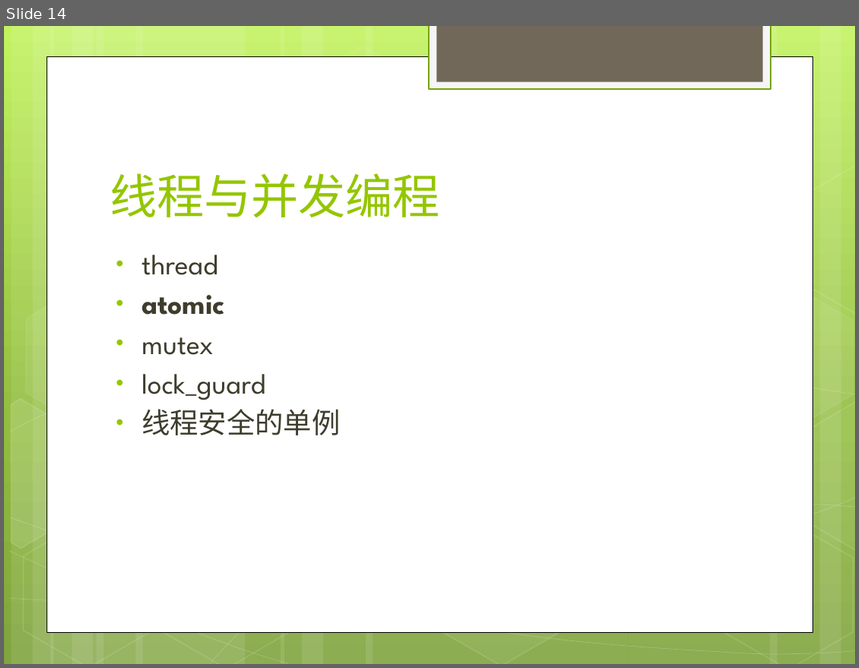
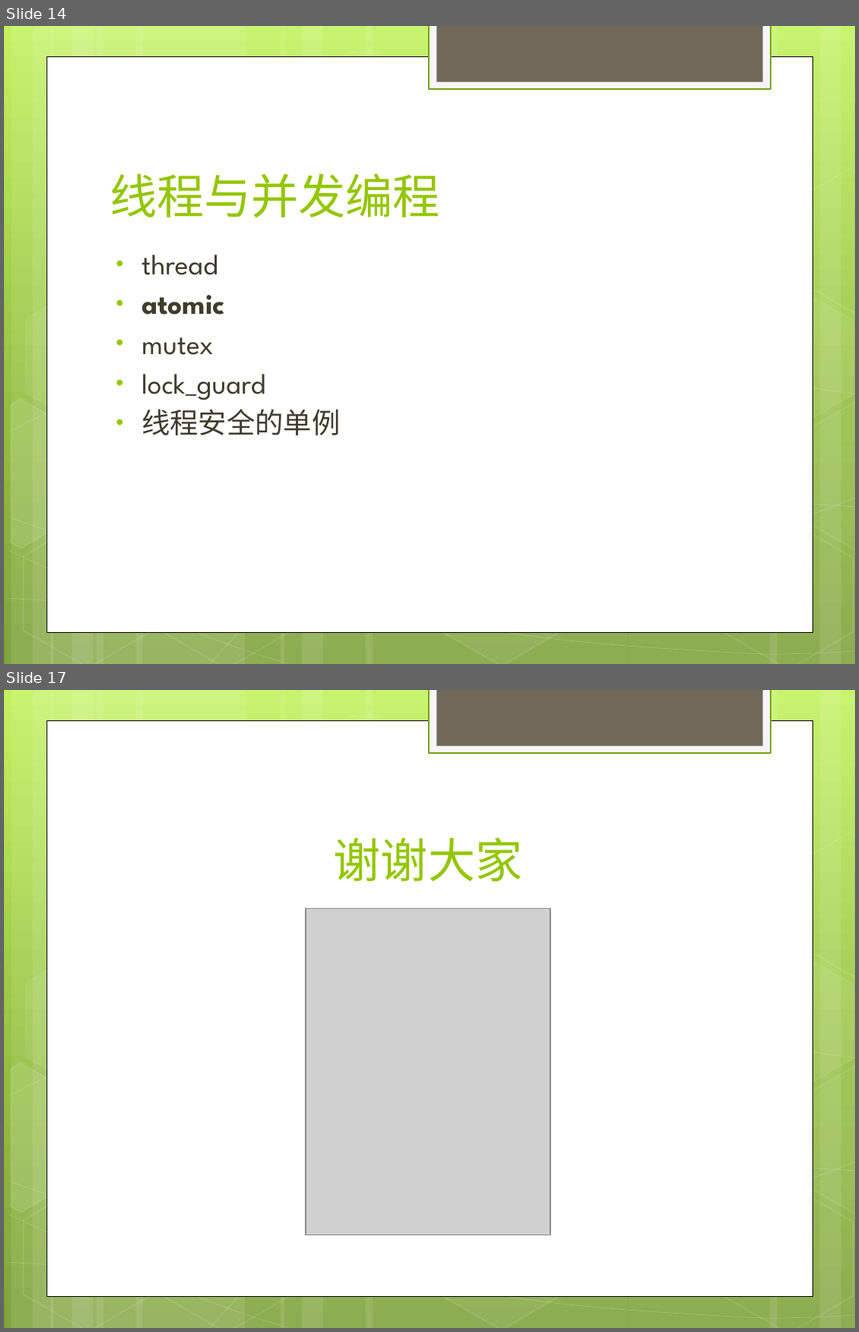
Before and after one commit to war10ck-efz/cpplearning, a slide deck: doc/c++11learning.pptx. Shown one above the other, each under a label of ours: slide 14 before the commit, slides 14 and 17 after it; the slides between them are not shown. The pictures are 859x668 and 859x1332 pixels, drawn with LibreOffice and Linux fonts; fonts in the diff are those of the drawing; grey boxes stand for pictures. Boxes give left, top, right and bottom in pixels: in the first picture for what was removed or moved away, otherwise in the second. Text is boxed around its words. In the diff, an @@ line names an element or a change of style, - is before the commit and + after.

```diff
--- a/doc/c++11learning.pptx
+++ b/doc/c++11learning.pptx
@@ slide 17 added at (4,690,855,1328), background gradient #C3F35F to #93BF3F to #81A53E; not listed: 31 template elements that a slide beside it also shows @@
@@ title added at (334,837,523,882), 40 pt, text #94C600 @@
+谢谢大家
@@ picture added at (306,909,550,1236) @@
```
Also in this commit, not shown: 9 slides changed, 1 other slide added, 1 slide removed.
